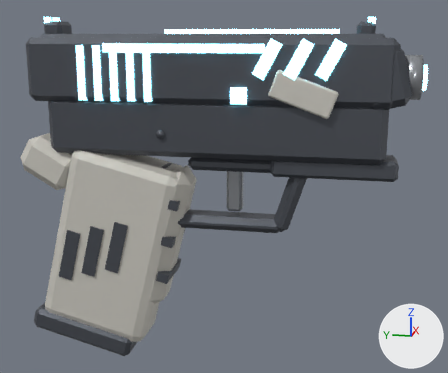
A saved change to the glTF model public/sidearm.glb.
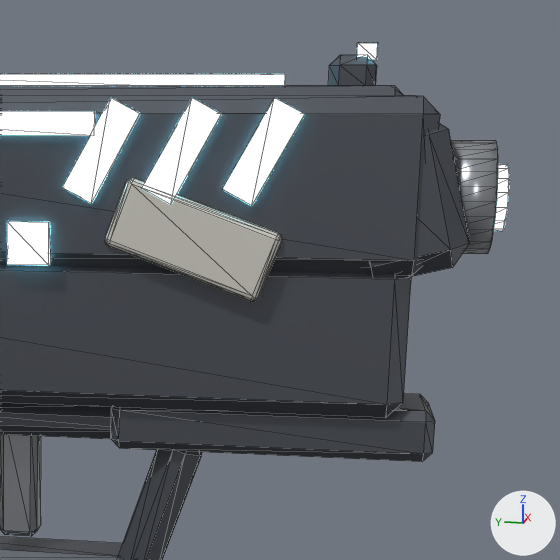
There are two pictures of each version: one whole from a 50 mm camera at (-0.465, -0.119, 0.098) aimed at (0.004, -0.025, -0.019), one close up on the part from 51% to 100% of the width and 0% to 59% of the height. Every picture has the same lights, and +X, +Y and +Z are marked at lower right. The last two pictures show the newer version. The close-ups show mesh edges as thin lines. Vertices at exactly the same position are counted once.

The scene before the commit, as lines of its bpy script (objects in view):
```python
me_cube = bpy.data.meshes.new('Cube')
me_cube.from_pydata(...)  # 958 vertices, 1716 faces; spans x -0.025..0.026, y -0.172..0.139, z -0.164..0.111
# faces by material slot: [728, 180, 280, 528]
me_cube.materials.append(mat_dark_metal)  # dark grey #595d65
me_cube.materials.append(mat_metal)  # grey #adb1b6
me_cube.materials.append(mat_energy)  # cyan #3fa0bc, glowing cyan #97ebff
me_cube.materials.append(mat_body)  # light grey #d7d4cb
ob_weapon_sidearm = bpy.data.objects.new('weapon_sidearm', me_cube)
ob_weapon_sidearm.location = (0.0, 0.0, 0.0)
```
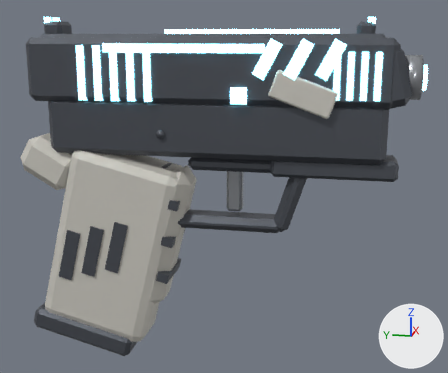
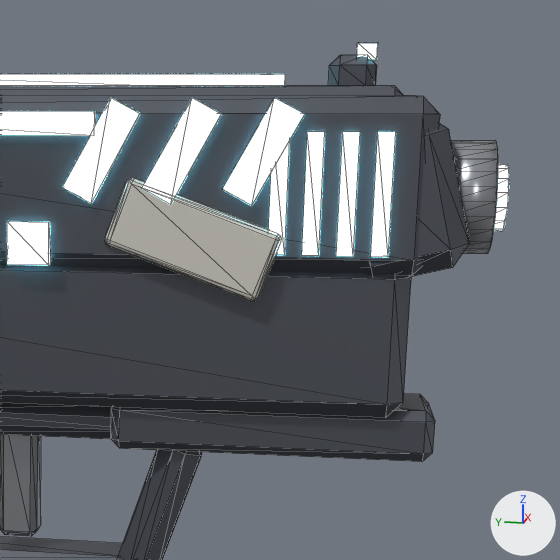
Boxes (x1, y1, x2, y2) around the edits, measured in the close-ups (560 x 560 px):
part 1 of me_cube, added
    after: (371, 132, 396, 257)
part 2 of me_cube, added
    after: (336, 132, 360, 257)
part 3 of me_cube, added
    after: (302, 131, 325, 256)
part 4 of me_cube, added
    after: (269, 141, 290, 255)

Edits to the bpy script that builds the scene:
```text
Change me_cube:
    used by ob_weapon_sidearm; location = (0.0, 0.0, 0.0)
    remove me_cube.from_pydata(...)  # 958 vertices, 1716 faces; spans x -0.025..0.026, y -0.172..0.139, z -0.164..0.111
    add me_cube.from_pydata(...)  # 990 vertices, 1764 faces; spans x -0.025..0.026, y -0.172..0.139, z -0.164..0.111
    me_cube part 1: a new loose piece, a box spanning x -0.0244..0.0244, y -0.1403..-0.1357, z 0.0534..0.0865, in mat_energy (cyan #3fa0bc, glowing cyan #97ebff)
    me_cube part 2: a new loose piece, a box spanning x -0.0244..0.0244, y -0.1311..-0.1265, z 0.0534..0.0865, in mat_energy (cyan #3fa0bc, glowing cyan #97ebff)
    me_cube part 3: a new loose piece, a box spanning x -0.0244..0.0244, y -0.1219..-0.1173, z 0.0534..0.0865, in mat_energy (cyan #3fa0bc, glowing cyan #97ebff)
    me_cube part 4: a new loose piece, a box spanning x -0.0244..0.0244, y -0.1127..-0.1081, z 0.0534..0.0865, in mat_energy (cyan #3fa0bc, glowing cyan #97ebff)
```
